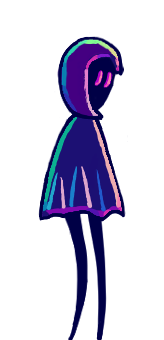
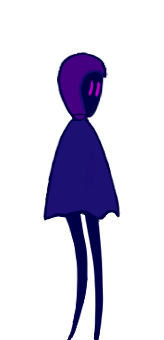
Layered file, before and after one edit (164 x 340). Changes by layer:
hid "Warstwa 19", painted on it over [38, 32, 128, 256]
painted on "Warstwa 17" over [38, 32, 128, 340]
